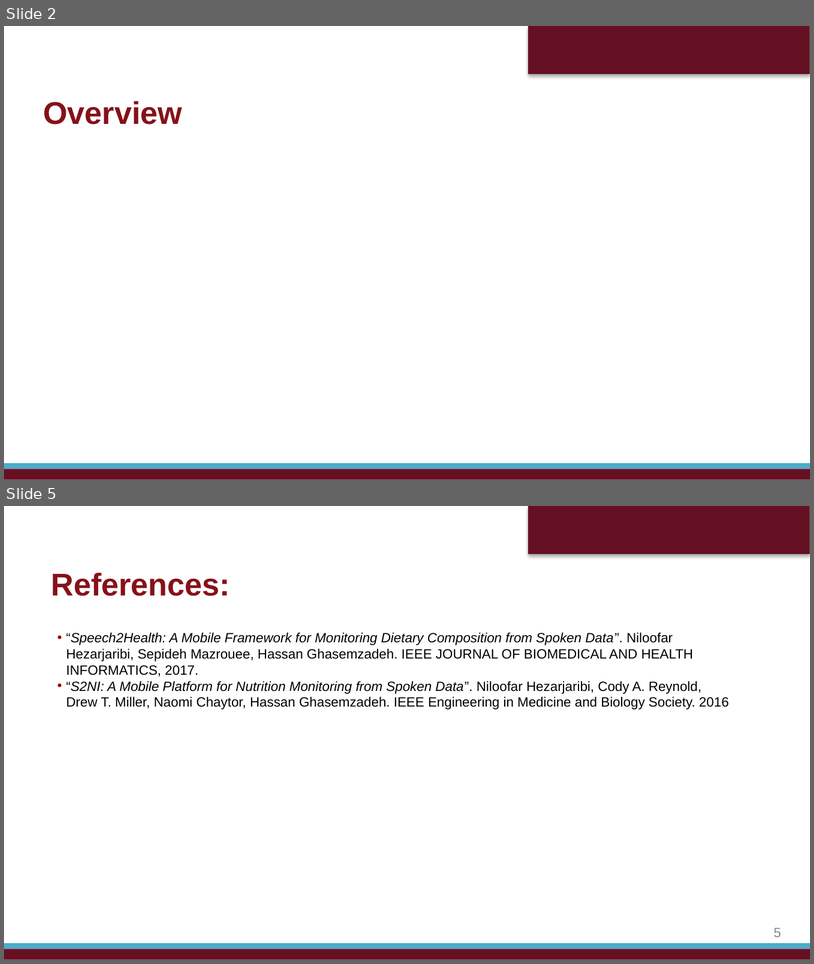
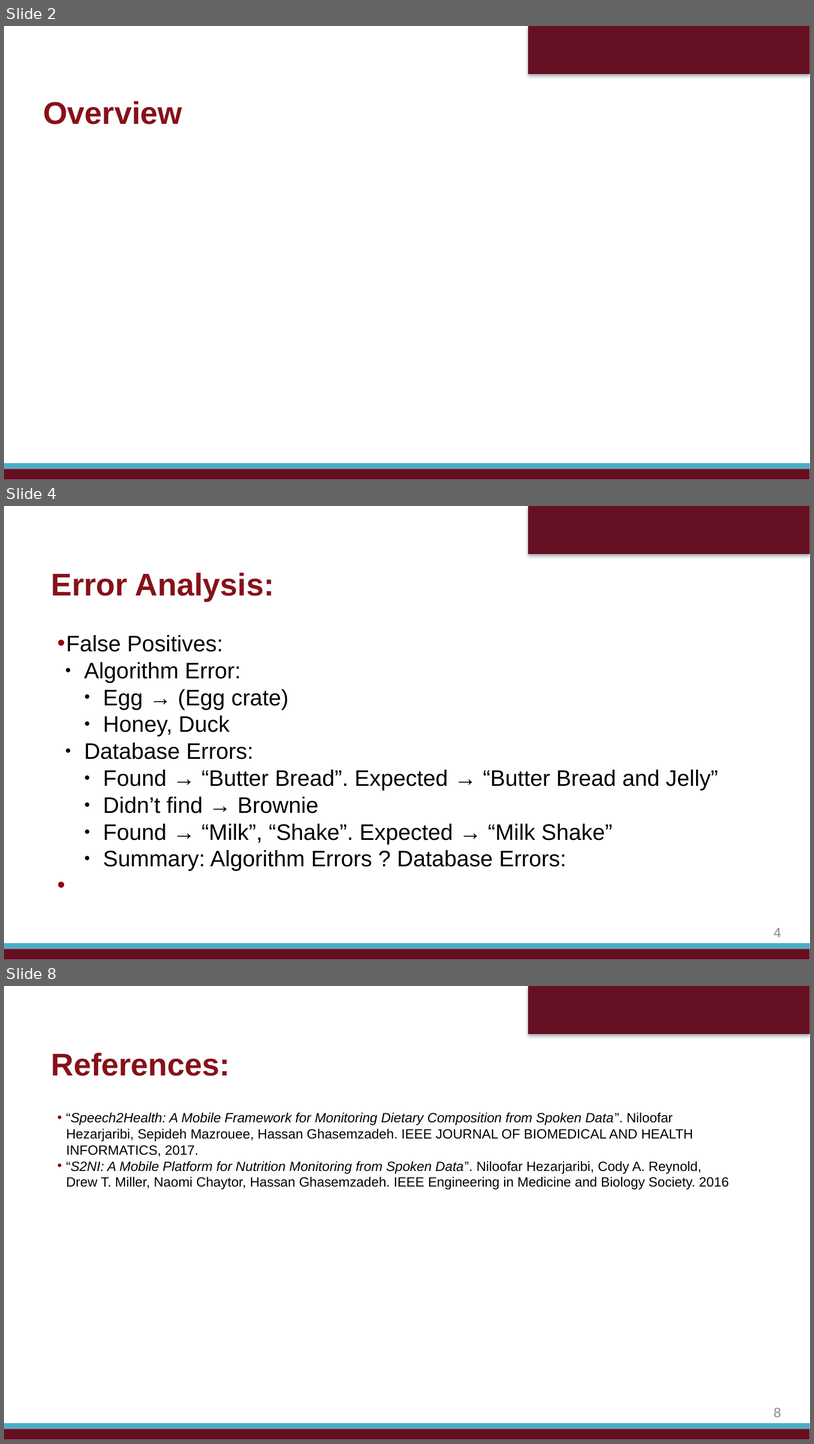
Before and after one commit to bwaters34/foodMonitoringNLP, a slide deck: Presentation/18Jan2018.pptx. Shown one above the other, each under a label of ours: slides 2 and 5 before the commit, slides 2, 4 and 8 after it; the slides between them are not shown. The pictures are 814x964 and 814x1444 pixels, drawn with LibreOffice and Linux fonts; fonts in the diff are those of the drawing; background and template pictures are left out. Boxes give left, top, right and bottom in pixels: in the first picture for what was removed or moved away, otherwise in the second. Text is boxed around its words. In the diff, an @@ line names an element or a change of style, - is before the commit and + after.

```diff
--- a/Presentation/18Jan2018.pptx
+++ b/Presentation/18Jan2018.pptx
@@ slide 4 added at (4, 506, 810, 960), background #FFFFFF; not listed: 3 template elements that a slide beside it also shows @@
@@ text added at (51, 573, 275, 601), 28 pt, text #861119, bold @@
+Error Analysis:
@@ text added at (66, 635, 719, 871), 20 pt, text #000000 @@
+• False Positives:
+  ● Algorithm Error:
+    ● Egg → (Egg crate)
+    ● Honey, Duck
+  ● Database Errors:
+    ● Found → “Butter Bread”. Expected → “Butter Bread and Jelly”
+    ● Didn’t find → Brownie
+    ● Found → “Milk”, “Shake”. Expected → “Milk Shake”
+• Summary: Algorithm Errors ? Database Errors:
@@ page number added at (774, 927, 781, 937), 12 pt, text #888888 @@
+4
@@ what was slide 5 is now slide 8 @@
@@ page number at (774, 1407, 781, 1417): text changed @@
-5
+8
```
Also in this commit, not shown: 2 slides changed, 2 other slides added, 4 other files.
